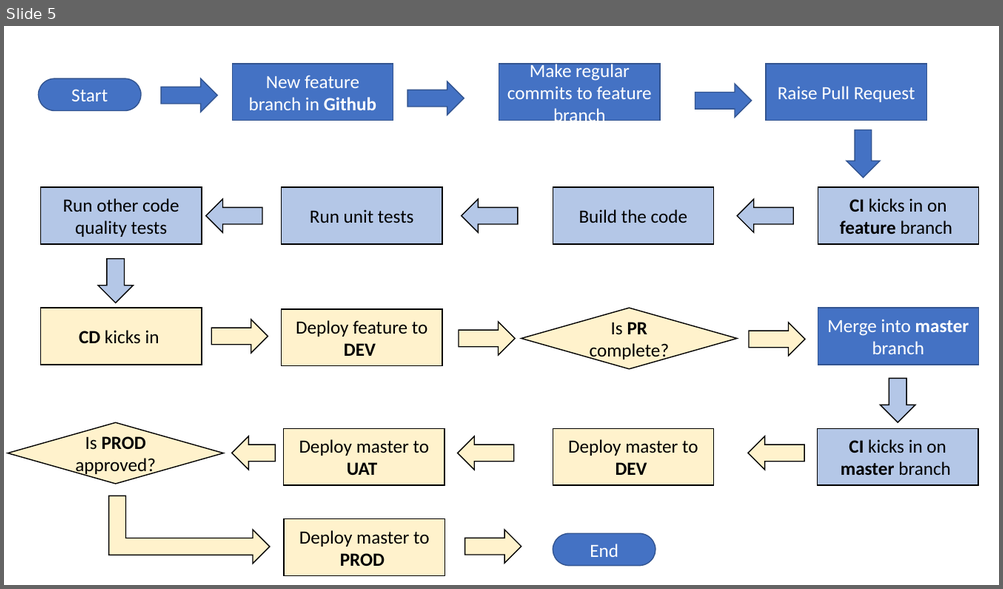
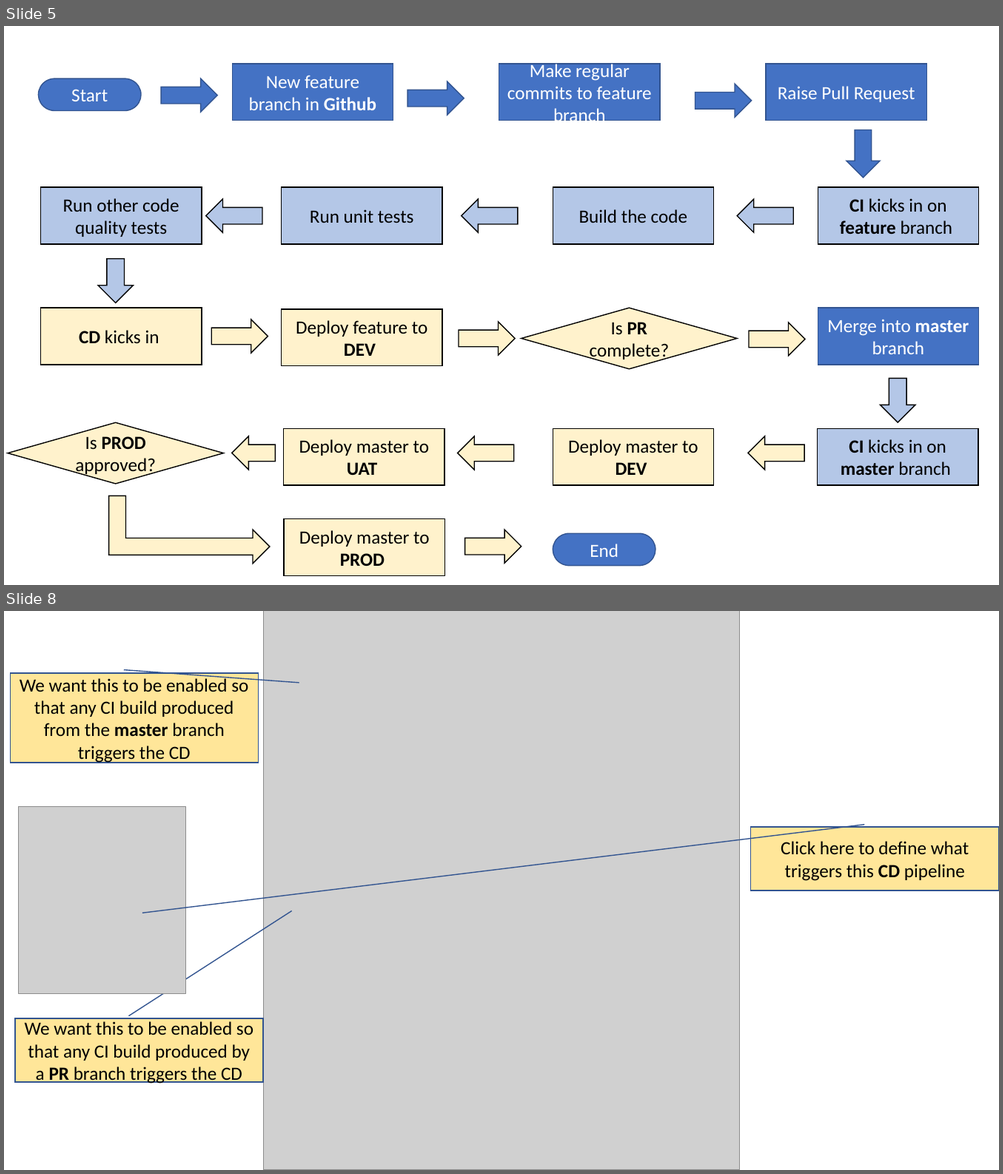
Before and after one commit to sdg002/AnyDotnetStuff, a slide deck: DemoWebAppWithCiCd/docs/cicd.pptx. Shown one above the other, each under a label of ours: slide 5 before the commit, slides 5 and 8 after it; the slides between them are not shown. The pictures are 1003x589 and 1003x1174 pixels, drawn with LibreOffice and Linux fonts; fonts in the diff are those of the drawing; grey boxes stand for pictures. Boxes give left, top, right and bottom in pixels: in the first picture for what was removed or moved away, otherwise in the second. Text is boxed around its words. In the diff, an @@ line names an element or a change of style, - is before the commit and + after.

```diff
--- a/DemoWebAppWithCiCd/docs/cicd.pptx
+++ b/DemoWebAppWithCiCd/docs/cicd.pptx
@@ slide 8 added at (4,611,999,1170), background #FFFFFF @@
@@ picture added at (263,611,740,1170) @@
@@ border callout added at (10,673,259,763), fill #FFE699, outline #325491 1 pt, 18 pt, text #000000 @@
+We want this to be enabled so that any CI build produced from the master branch triggers the CD
@@ picture added at (19,806,186,994) @@
@@ border callout added at (751,827,999,891), fill #FFE699, outline #325491 1 pt, 18 pt, text #000000 @@
+Click here to define what triggers this CD pipeline
@@ border callout added at (15,1019,264,1082), fill #FFE699, outline #325491 1 pt, 18 pt, text #000000 @@
+We want this to be enabled so that any CI build produced by a PR branch triggers the CD
```
Also in this commit, not shown: 4 other slides added, 7 other files.
